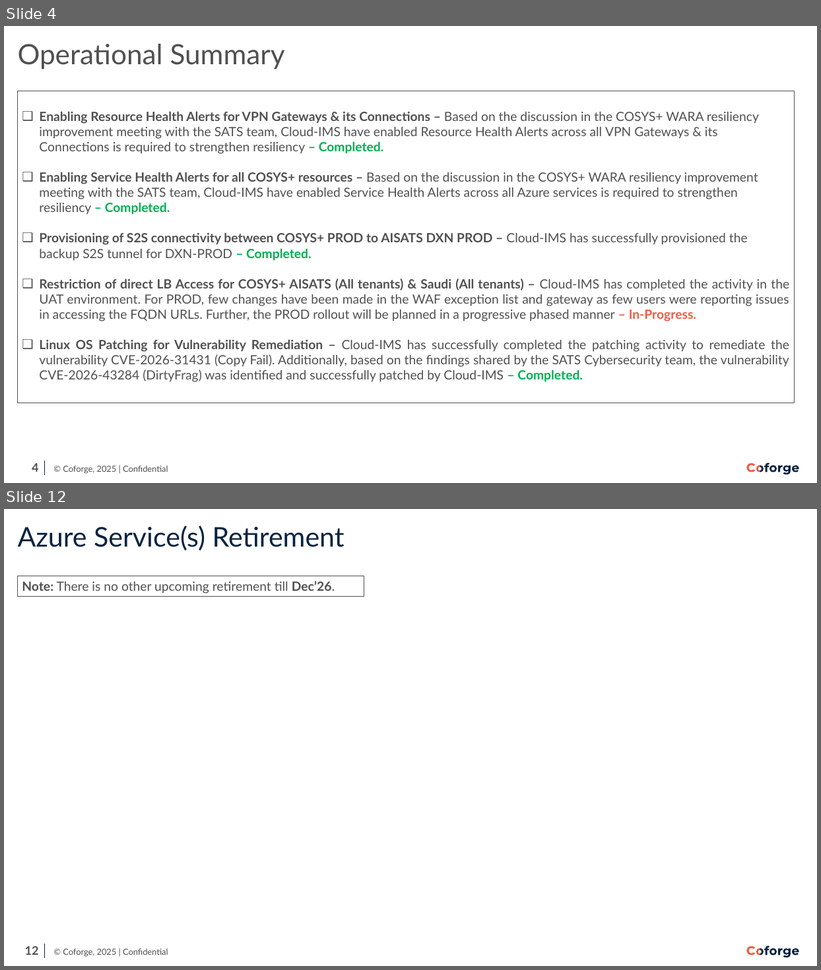
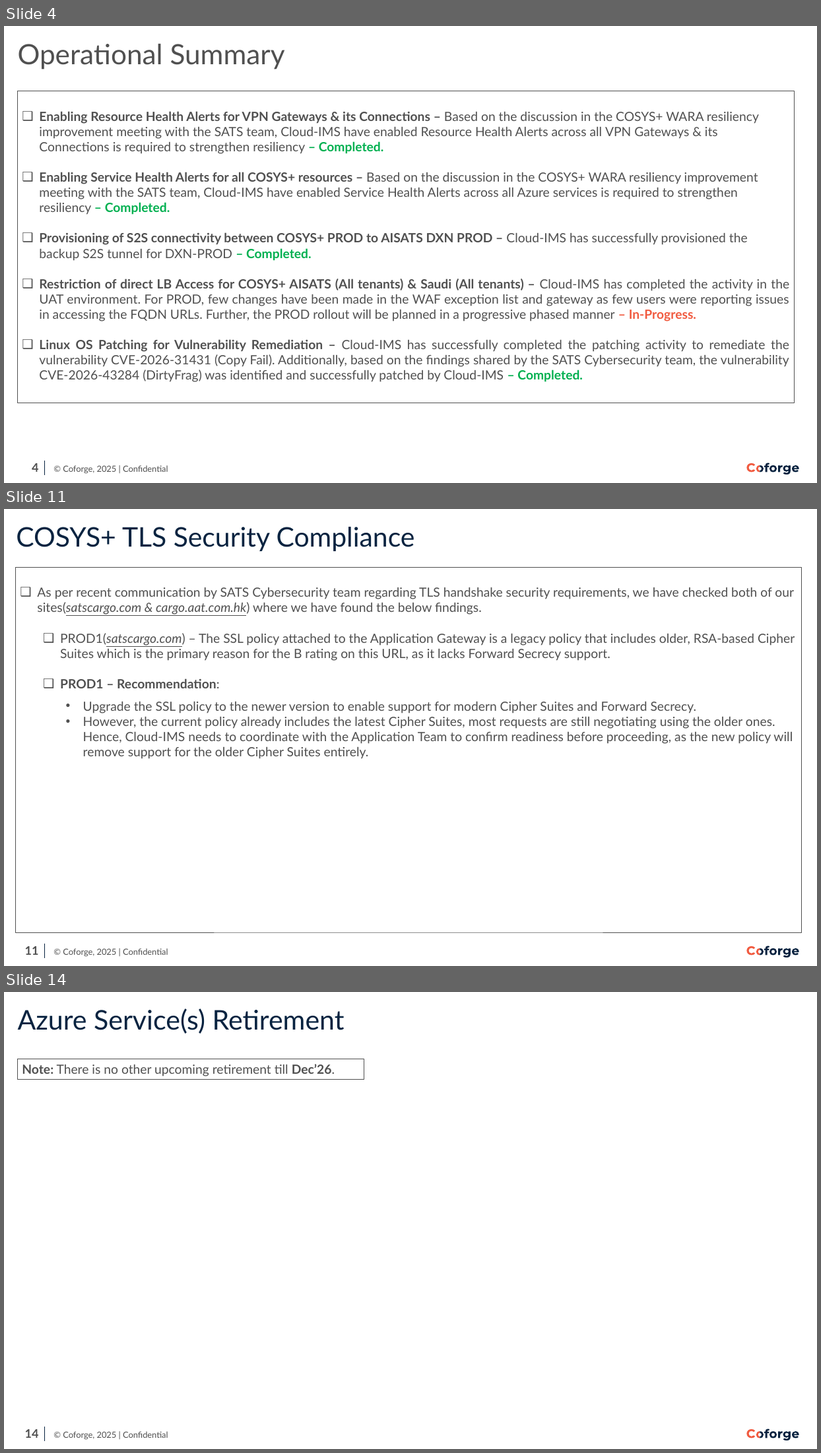
Before and after one commit to Ashu-tosh-Padhi/AshutoshPortfolio, a slide deck: SATS_Bi-Monthly Infra Review_June'26.pptx. Shown one above the other, each under a label of ours: slides 4 and 12 before the commit, slides 4, 11 and 14 after it; the slides between them are not shown. The pictures are 821x970 and 821x1453 pixels, drawn with LibreOffice and Linux fonts; fonts in the diff are those of the drawing; background and template pictures are left out. Boxes give left, top, right and bottom in pixels: in the first picture for what was removed or moved away, otherwise in the second. Text is boxed around its words. In the diff, an @@ line names an element or a change of style, - is before the commit and + after.

```diff
--- a/SATS_Bi-Monthly Infra Review_June'26.pptx
+++ b/SATS_Bi-Monthly Infra Review_June'26.pptx
@@ slide 11 added at <box>4,509,817,966</box>, background #FFFFFF; not listed: 11 template elements that a slide beside it also shows @@
@@ title added at <box>16,527,415,551</box>, 42.5 pt, text #082340 @@
+COSYS+ TLS Security Compliance
@@ rectangle added at <box>15,567,801,933</box>, outline #505050 1 pt, 20 pt, text #505050 @@
+❑ As per recent communication by SATS Cybersecurity team regarding TLS handshake security requirements, we have checked both of our sites(satscargo.com & cargo.aat.com.hk) where we have found the below findings.
+  ❑ PROD1(satscargo.com) – The SSL policy attached to the Application Gateway is a legacy policy that includes older, RSA-based Cipher Suites which is the primary reason for the B rating on this URL, as it lacks Forward Secrecy support.
+  ❑ PROD1 – Recommendation:
+    • Upgrade the SSL policy to the newer version to enable support for modern Cipher Suites and Forward Secrecy.
+    • However, the current policy already includes the latest Cipher Suites, most requests are still negotiating using the older ones. Hence, Cloud-IMS needs to coordinate with the Application Team to confirm readiness before proceeding, as the new policy will remove support for the older Cipher Suites entirely.
@@ what was slide 12 is now slide 14 @@
@@ page number at <box>25,1430,39,1438</box>: text changed @@
-12
+14
```
Also in this commit, not shown: 7 slides changed, 3 other slides added, 2 slides removed.
